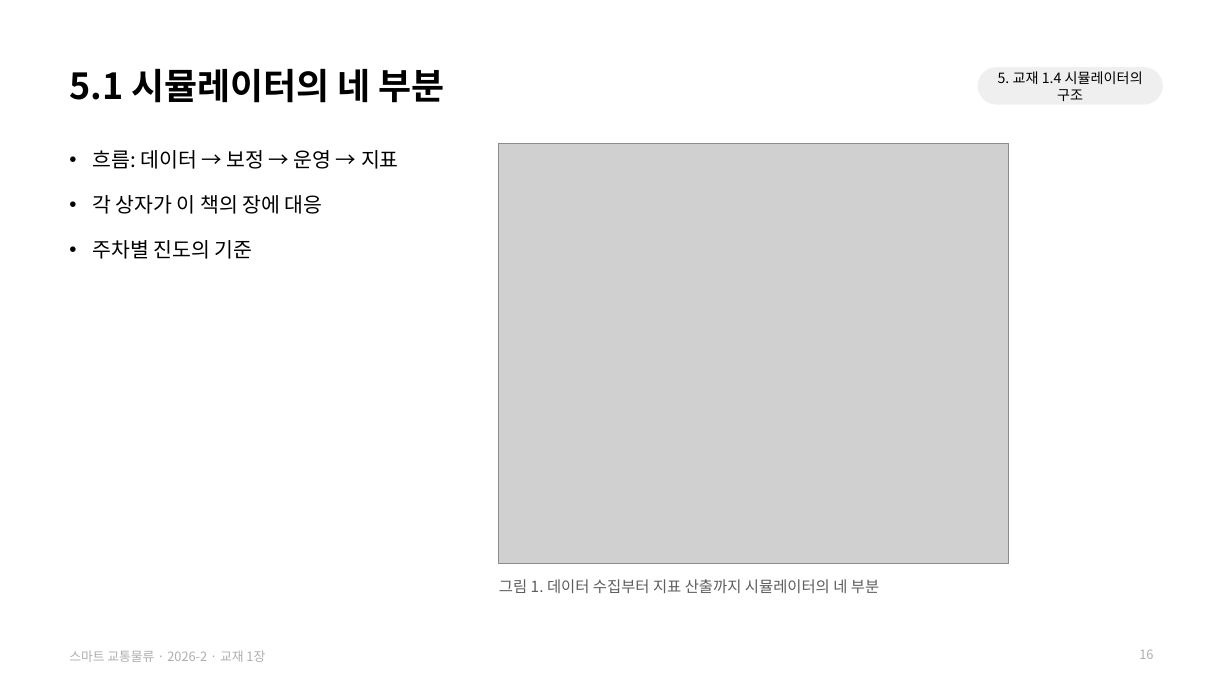
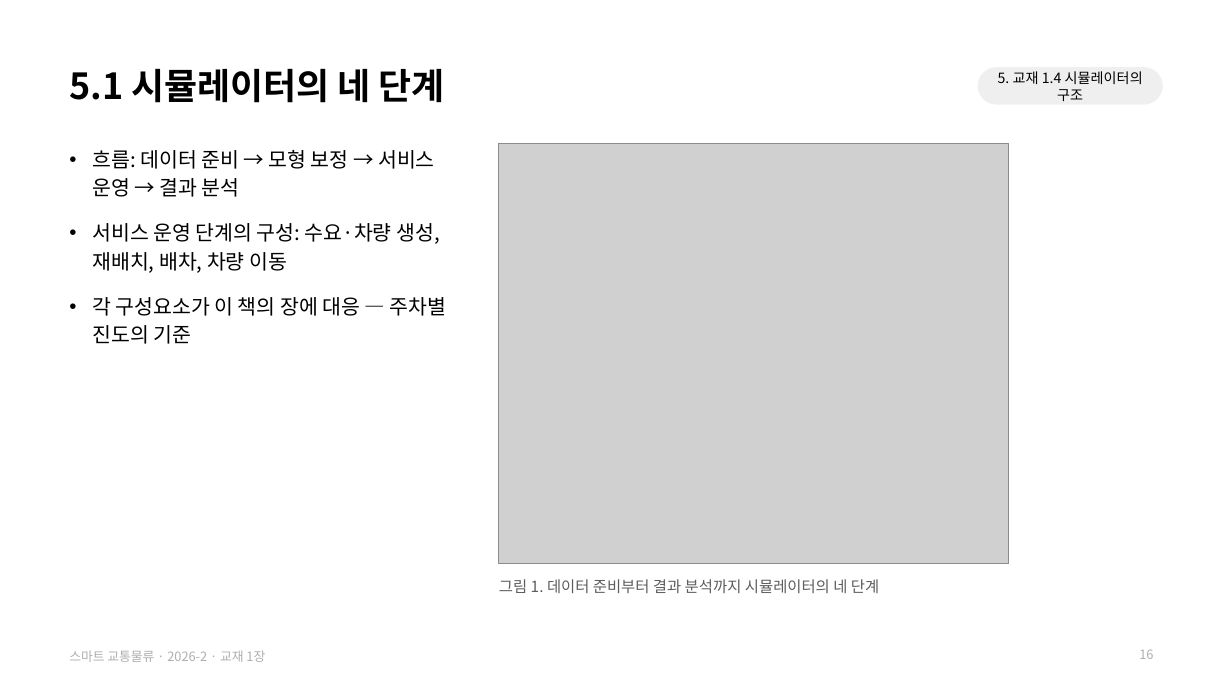
Before and after one commit to jihoyeo/smart-transport-logistics, a slide deck: slide 16 of slides/week01/ch01_why.pptx. Drawn at 1232x693 pixels with LibreOffice and Linux fonts; fonts in the diff are those of the drawing; grey boxes stand for pictures. Boxes give left, top, right and bottom in pixels: in the first picture for what was removed or moved away, otherwise in the second. Text is boxed around its words. In the diff, an @@ line names an element or a change of style, - is before the commit and + after.

```diff
--- a/slides/week01/ch01_why.pptx
+++ b/slides/week01/ch01_why.pptx
@@ title at <box>69,69,445,103</box>: text changed @@
-5.1 시뮬레이터의 네 부분
+5.1 시뮬레이터의 네 단계
@@ text at <box>92,150,447,344</box>: text changed @@
-• 흐름: 데이터 → 보정 → 운영 → 지표
-• 각 상자가 이 책의 장에 대응
-• 주차별 진도의 기준
+• 흐름: 데이터 준비 → 모형 보정 → 서비스 운영 → 결과 분석
+• 서비스 운영 단계의 구성: 수요·차량 생성, 재배치, 배차, 차량 이동
+• 각 구성요소가 이 책의 장에 대응 — 주차별 진도의 기준
@@ text at <box>499,579,879,593</box>: text changed @@
-그림 1. 데이터 수집부터 지표 산출까지 시뮬레이터의 네 부분
+그림 1. 데이터 준비부터 결과 분석까지 시뮬레이터의 네 단계
```
Also in this commit, not shown: 14 other slides changed, 1 other file.
